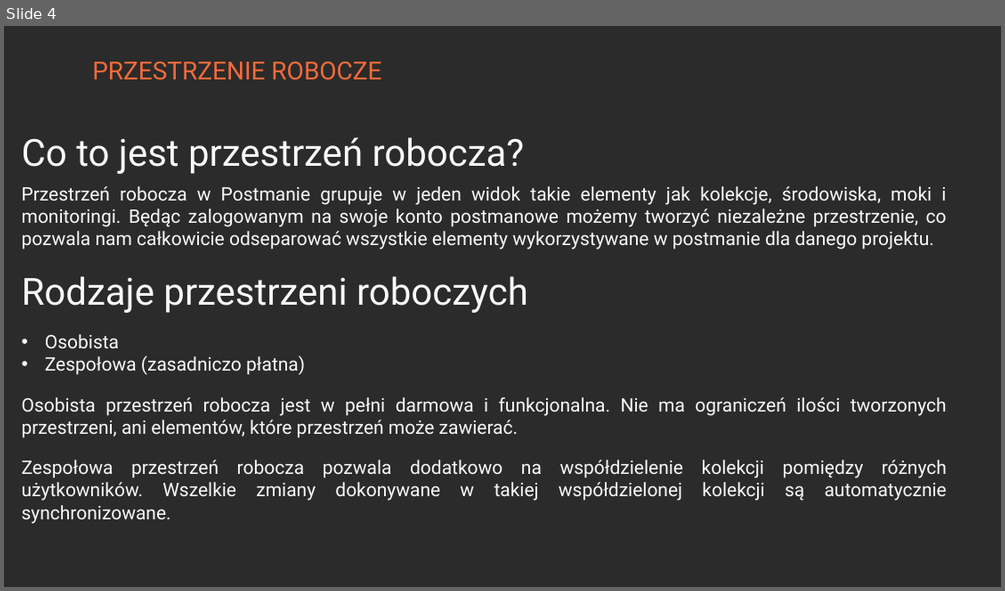
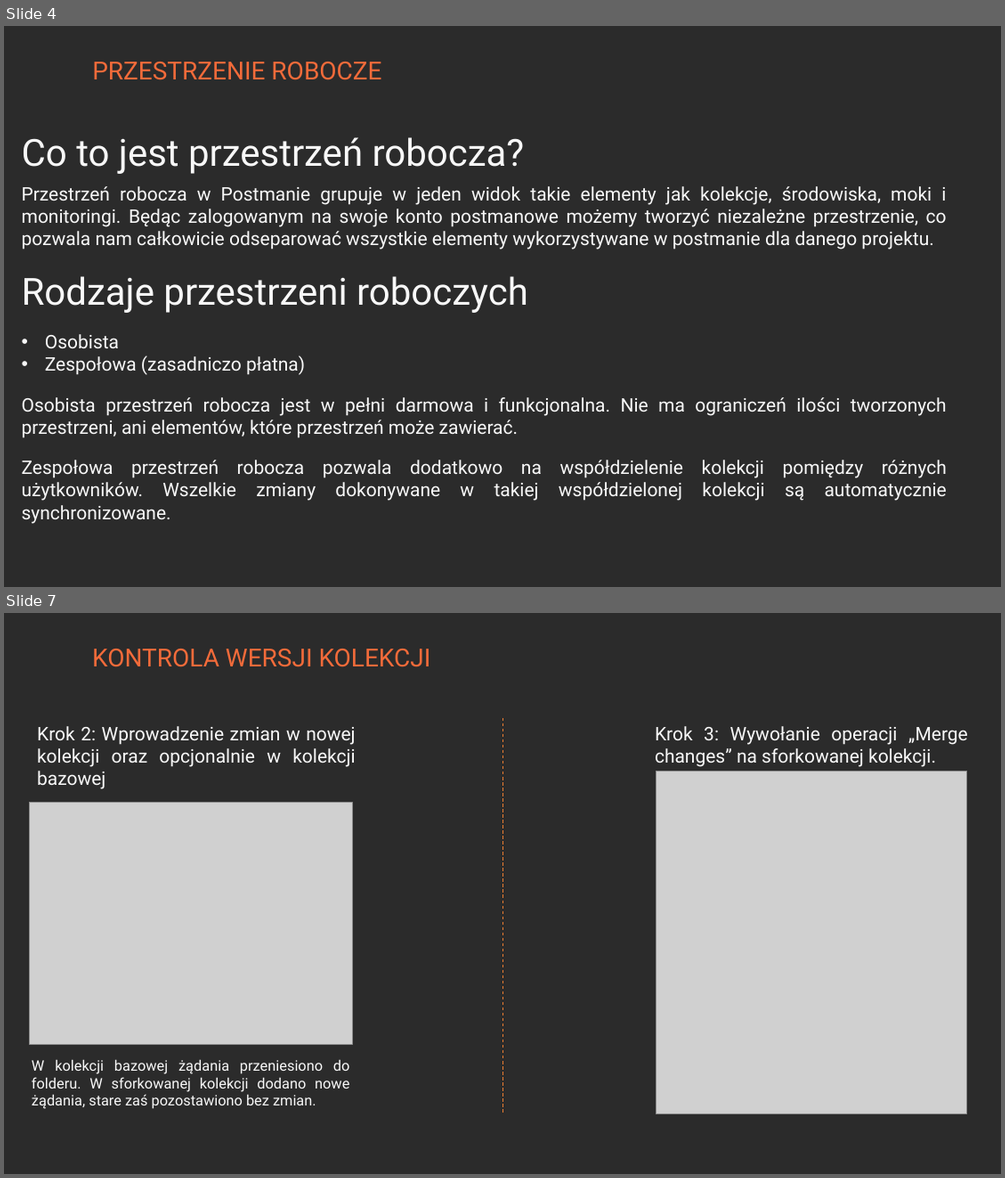
Before and after one commit to jaroslawjusiak/UserManager, a slide deck: Postman.pptx. Shown one above the other, each under a label of ours: slide 4 before the commit, slides 4 and 7 after it; the slides between them are not shown. The pictures are 1005x591 and 1005x1178 pixels, drawn with LibreOffice and Linux fonts; fonts in the diff are those of the drawing; grey boxes stand for pictures; background and template pictures are left out; a plain dark background stands for a picture behind light text. Boxes give left, top, right and bottom in pixels: in the first picture for what was removed or moved away, otherwise in the second. Text is boxed around its words. In the diff, an @@ line names an element or a change of style, - is before the commit and + after.

Commit message:
Kontrola wersji kolekcji.

```diff
--- a/Postman.pptx
+++ b/Postman.pptx
@@ slide 7 added at (x1=4, y1=613, x2=1001, y2=1174), background picture (left out) @@
@@ text added at (x1=92, y1=649, x2=431, y2=667), 24 pt, text #F36B3A @@
+KONTROLA WERSJI KOLEKCJI
@@ line added from (502, 718) to (502, 1114), #ED7D31 0.75 pt dashed @@
@@ text added at (x1=37, y1=726, x2=355, y2=789), 18 pt, text #F8F8F8 @@
+Krok 2: Wprowadzenie zmian w nowej kolekcji oraz opcjonalnie w kolekcji bazowej
@@ text added at (x1=655, y1=726, x2=968, y2=767), 18 pt, text #F8F8F8 @@
+Krok 3: Wywołanie operacji „Merge changes” na sforkowanej kolekcji.
@@ picture added at (x1=656, y1=771, x2=967, y2=1114) @@
@@ picture added at (x1=30, y1=803, x2=352, y2=1044) @@
@@ text added at (x1=32, y1=1059, x2=350, y2=1109), 14 pt, text #F8F8F8 @@
+W kolekcji bazowej żądania przeniesiono do folderu. W sforkowanej kolekcji dodano nowe żądania, stare zaś pozostawiono bez zmian.
```
Also in this commit, not shown: 1 slide changed, 4 other slides added.
